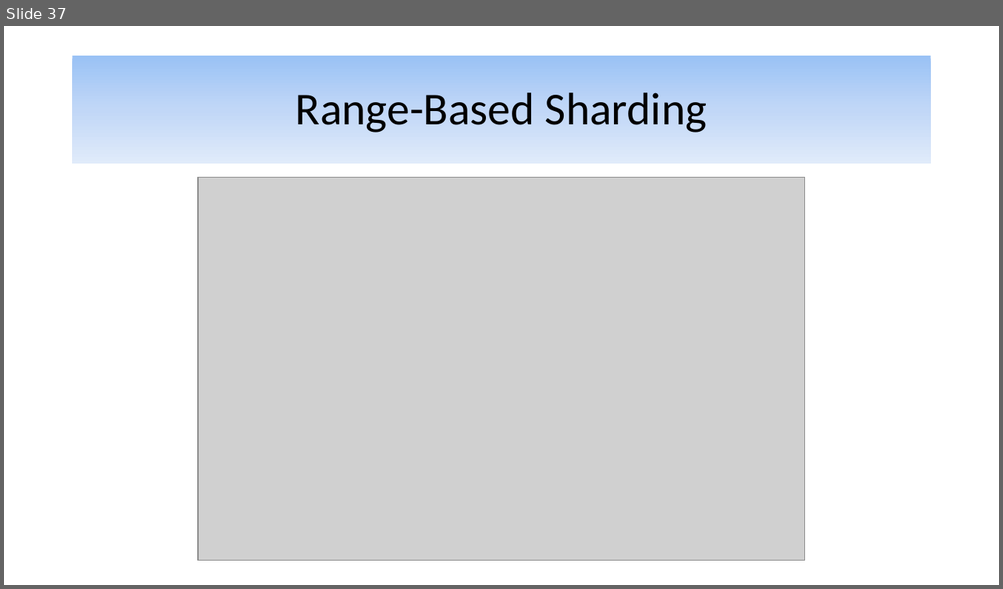
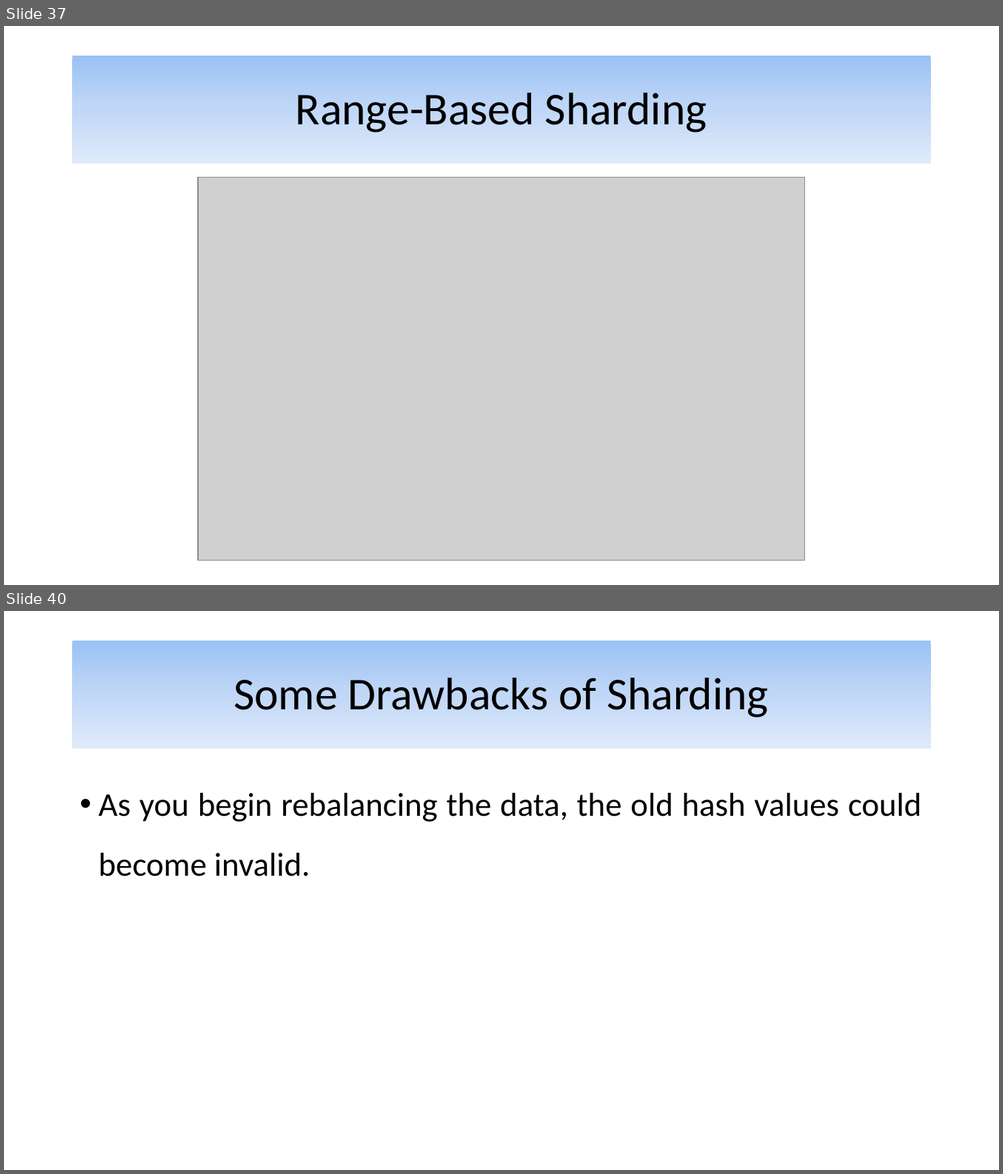
Before and after one commit to alijfri99/presentations, a slide deck: Advanced DBMS Presentation.pptx. Shown one above the other, each under a label of ours: slide 37 before the commit, slides 37 and 40 after it; the slides between them are not shown. The pictures are 1003x589 and 1003x1174 pixels, drawn with LibreOffice and Linux fonts; fonts in the diff are those of the drawing; grey boxes stand for pictures. Boxes give left, top, right and bottom in pixels: in the first picture for what was removed or moved away, otherwise in the second. Text is boxed around its words. In the diff, an @@ line names an element or a change of style, - is before the commit and + after.

```diff
--- a/Advanced DBMS Presentation.pptx
+++ b/Advanced DBMS Presentation.pptx
@@ slide 40 added at bbox=[4, 611, 999, 1170], background #FFFFFF @@
@@ title added at bbox=[73, 641, 930, 749], fill gradient #9AC3F5 to #C2D8F8 to #E1EBFB, 44 pt, text #000000 @@
+Some Drawbacks of Sharding
@@ text added at bbox=[99, 793, 922, 877], 32 pt, text #000000 @@
+• As you begin rebalancing the data, the old hash values could become invalid.
```
Also in this commit, not shown: 15 other slides added.
